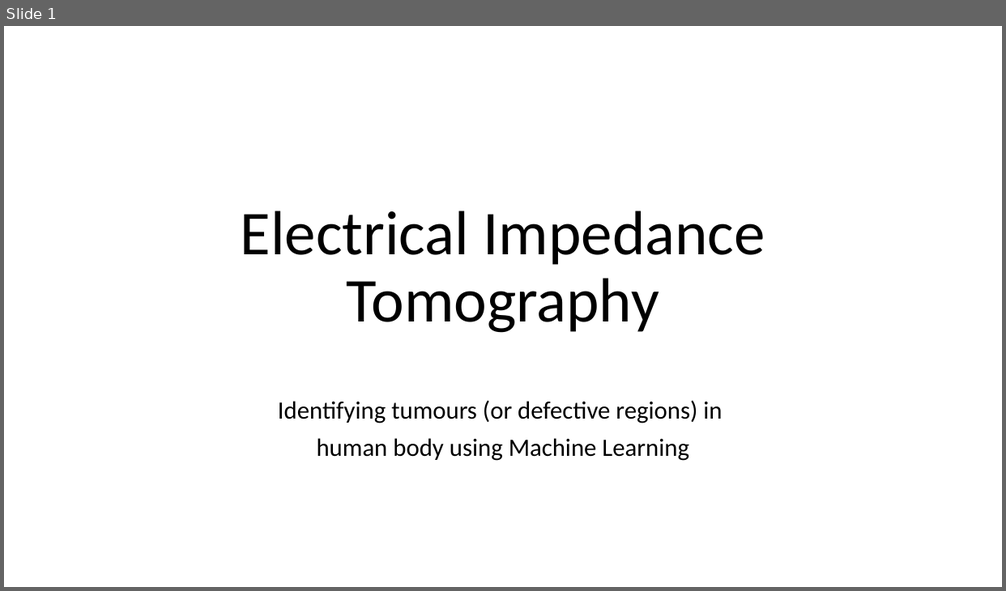
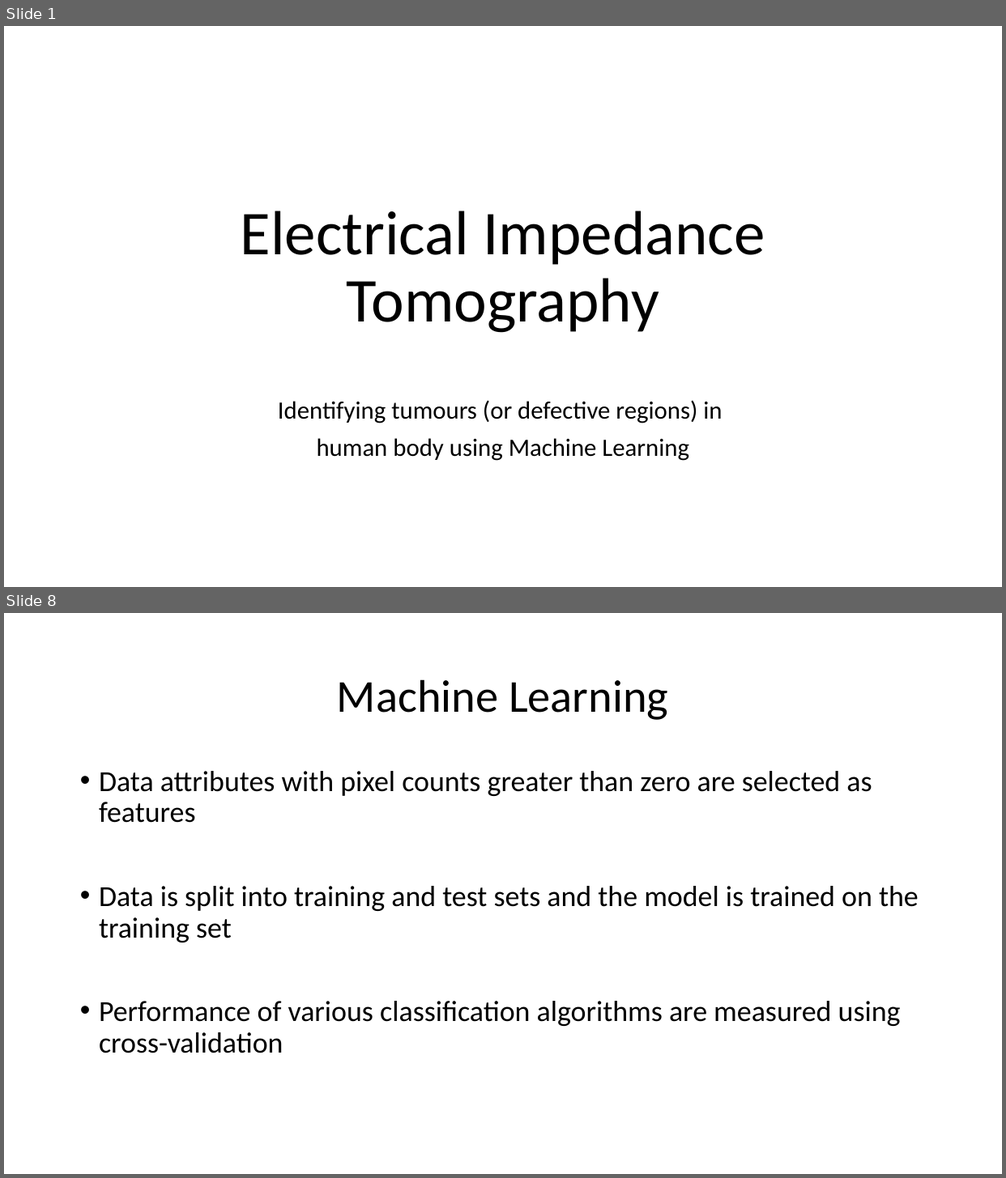
Before and after one commit to nsudhanva/eit, a slide deck: docs/Electrical Impedance Tomography.pptx. Shown one above the other, each under a label of ours: slide 1 before the commit, slides 1 and 8 after it; the slides between them are not shown. The pictures are 1006x591 and 1006x1178 pixels, drawn with LibreOffice and Linux fonts; fonts in the diff are those of the drawing. Boxes give left, top, right and bottom in pixels: in the first picture for what was removed or moved away, otherwise in the second. Text is boxed around its words. In the diff, an @@ line names an element or a change of style, - is before the commit and + after.

```diff
--- a/docs/Electrical Impedance Tomography.pptx
+++ b/docs/Electrical Impedance Tomography.pptx
@@ slide 8 added at (4,613,1002,1174), background #FFFFFF @@
@@ title added at (337,679,668,720), 44 pt, text #000000 @@
+Machine Learning
@@ text added at (99,771,918,1054), 28 pt, text #000000 @@
+• Data attributes with pixel counts greater than zero are selected as features
+• Data is split into training and test sets and the model is trained on the training set
+• Performance of various classification algorithms are measured using cross-validation
```
Also in this commit, not shown: 1 slide changed, 6 other slides added, 6 other files.
